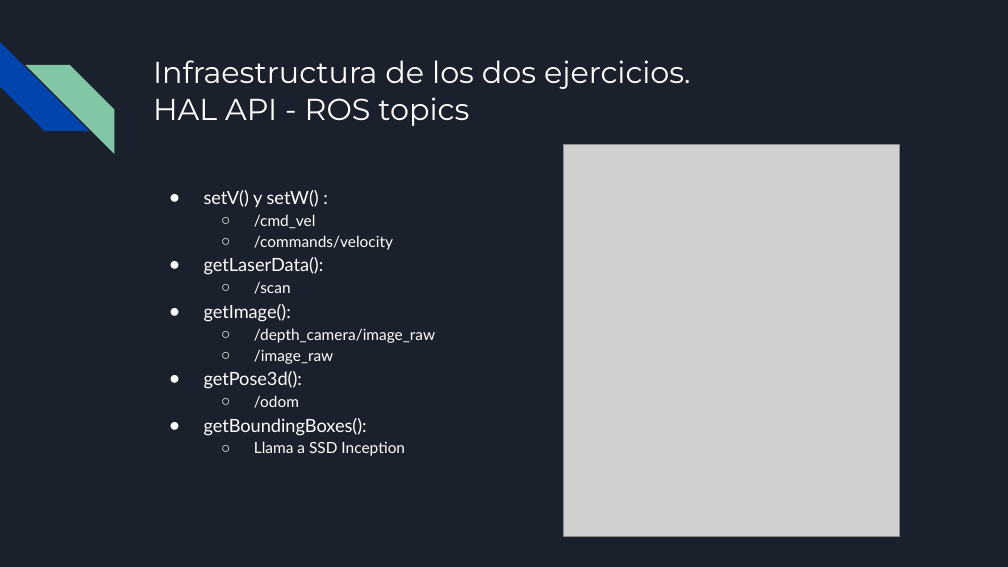
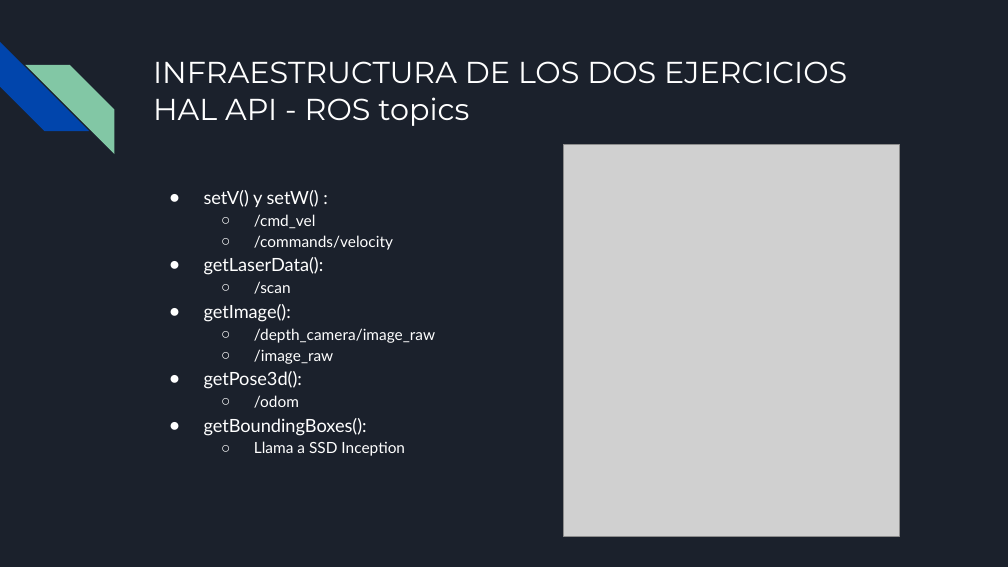
Before and after one commit to RoboticsLabURJC/2021-tfg-carlos-caminero, a slide deck: slide 11 of presentacion/presentacion.pptx (slide 10 before the commit). Drawn at 1008x567 pixels with LibreOffice and Linux fonts; fonts in the diff are those of the drawing; grey boxes stand for pictures. Boxes give left, top, right and bottom in pixels: in the first picture for what was removed or moved away, otherwise in the second. Text is boxed around its words. In the diff, an @@ line names an element or a change of style, - is before the commit and + after.

```diff
--- a/presentacion/presentacion.pptx
+++ b/presentacion/presentacion.pptx
@@ title at [153, 61, 847, 83]: text changed @@
-Infraestructura de los dos ejercicios.
+INFRAESTRUCTURA DE LOS DOS EJERCICIOS
```
Also in this commit, not shown: 15 other slides changed, 1 slide added, 1 other file.
